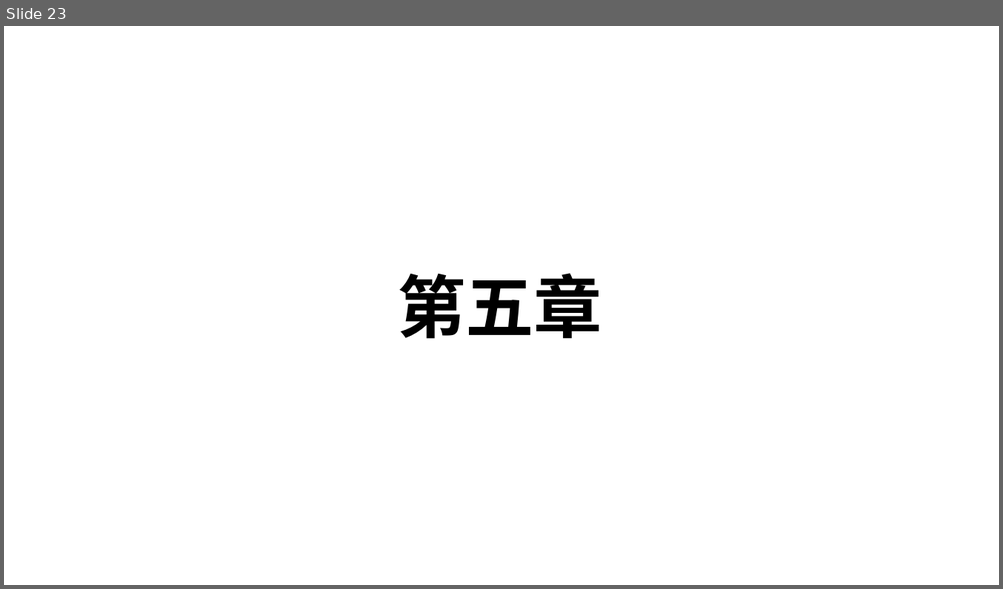
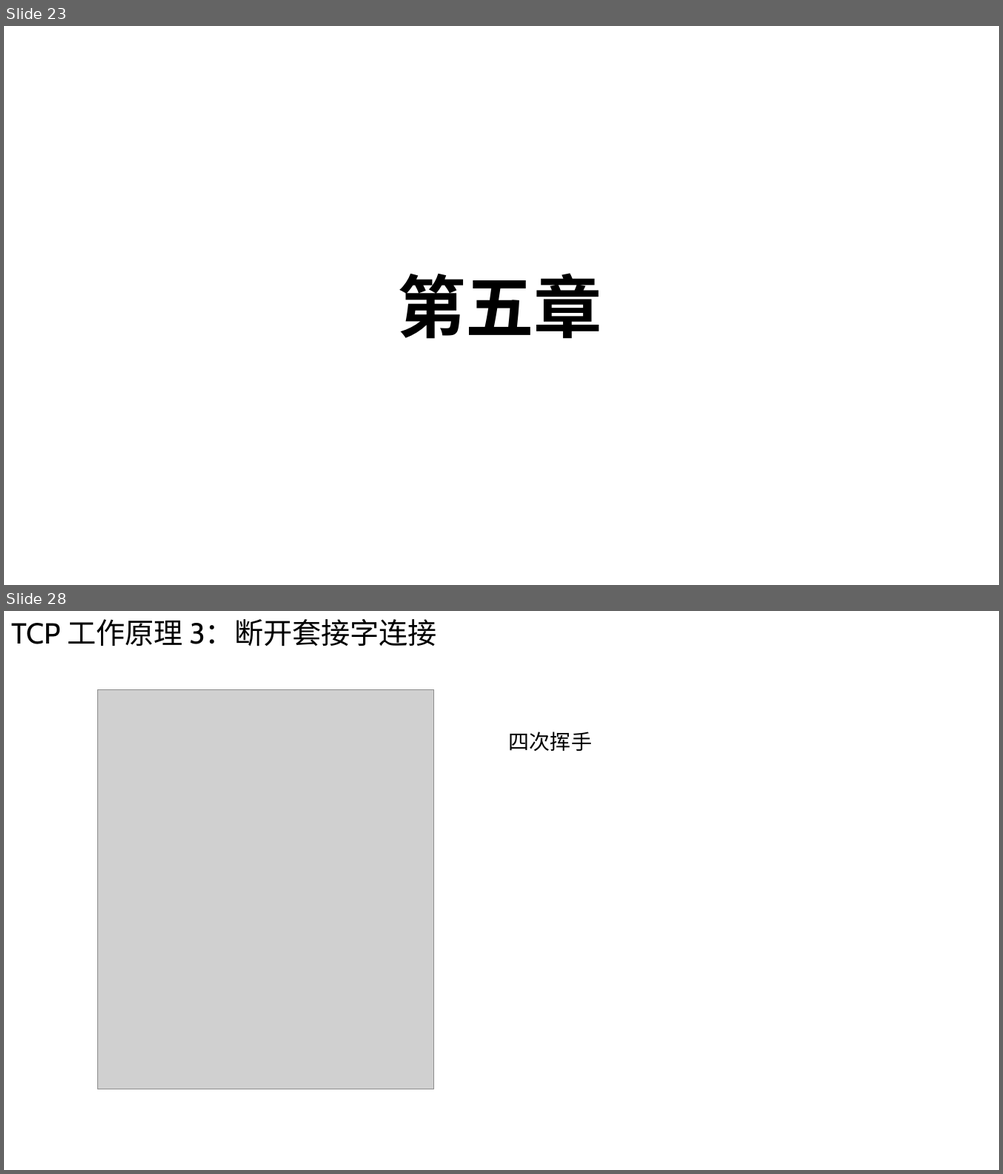
Before and after one commit to Chao200/TCP-IP-Network-Programming, a slide deck: TCP:IP 网络编程.pptx. Shown one above the other, each under a label of ours: slide 23 before the commit, slides 23 and 28 after it; the slides between them are not shown. The pictures are 1003x589 and 1003x1174 pixels, drawn with LibreOffice and Linux fonts; fonts in the diff are those of the drawing; grey boxes stand for pictures. Boxes give left, top, right and bottom in pixels: in the first picture for what was removed or moved away, otherwise in the second. Text is boxed around its words. In the diff, an @@ line names an element or a change of style, - is before the commit and + after.

```diff
--- a/TCP:IP 网络编程.pptx
+++ b/TCP:IP 网络编程.pptx
@@ slide 28 added at [4, 611, 999, 1170], background #FFFFFF @@
@@ text added at [11, 619, 437, 647], 28 pt, text #000000 @@
+TCP 工作原理 3：断开套接字连接
@@ picture added at [97, 690, 434, 1090] @@
@@ text added at [509, 732, 592, 752], 20 pt, text #000000 @@
+四次挥手
```
Also in this commit, not shown: 4 other slides added, 5 slides removed.
